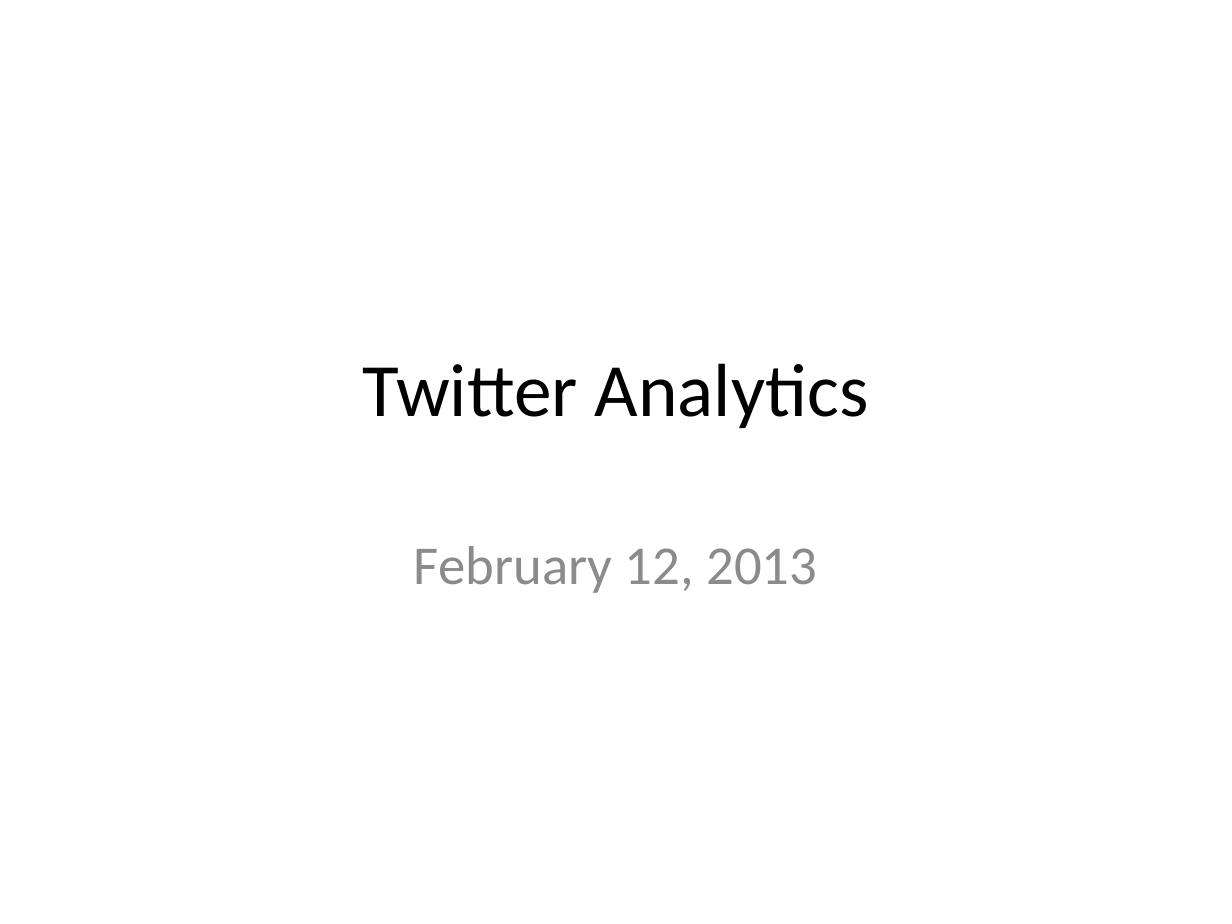
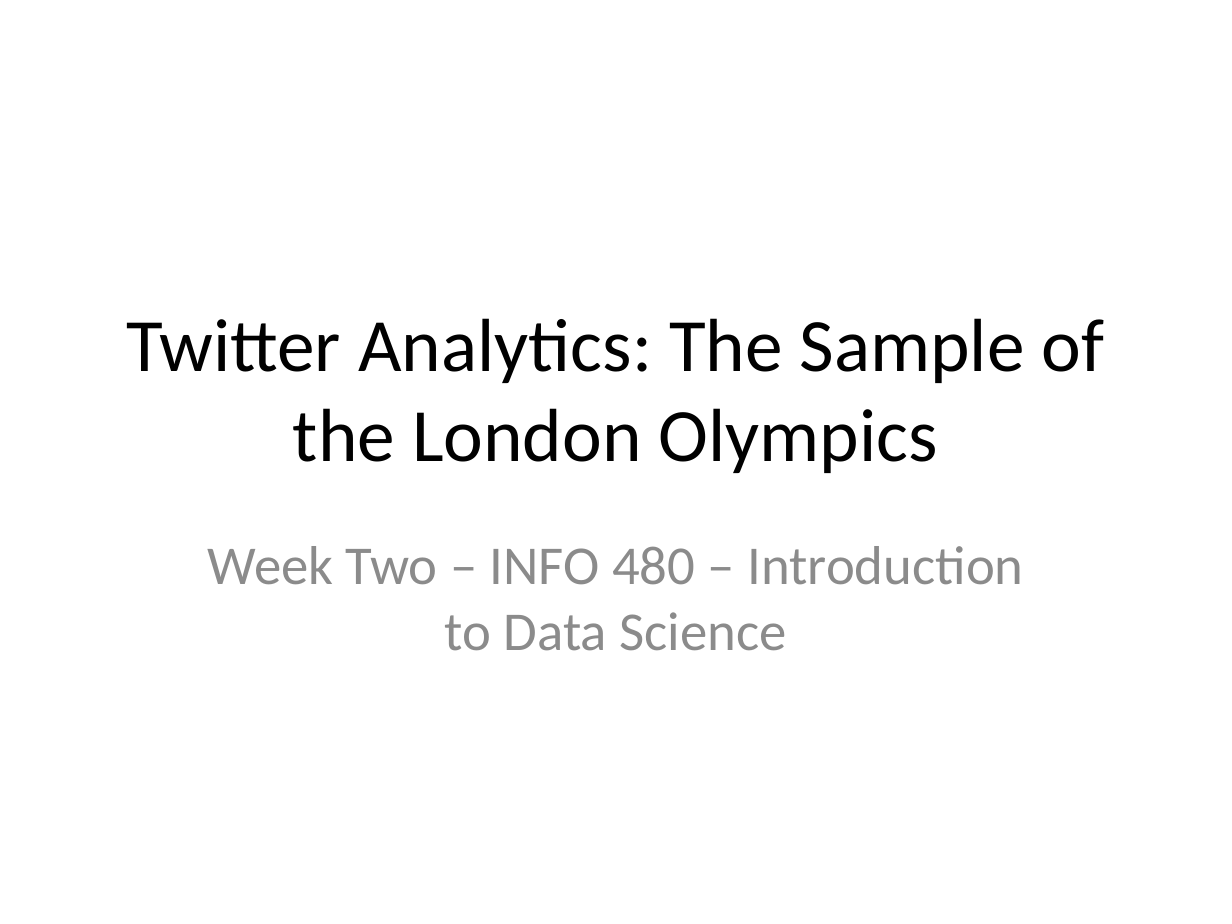
Before and after one commit to SociallyCompute/info480, a slide deck: slide 1 of week2/Analytics.pptx. Drawn at 1232x924 pixels with LibreOffice and Linux fonts; fonts in the diff are those of the drawing. Boxes give left, top, right and bottom in pixels: in the first picture for what was removed or moved away, otherwise in the second. Text is boxed around its words. In the diff, an @@ line names an element or a change of style, - is before the commit and + after.

Commit message:
Finalized Data Set

```diff
--- a/week2/Analytics.pptx
+++ b/week2/Analytics.pptx
@@ title at box(126, 318, 1105, 473): text changed @@
-Twitter Analytics
+Twitter Analytics: The Sample of the London Olympics
@@ subtitle at box(207, 546, 1024, 651): text changed @@
-February 12, 2013
+Week Two – INFO 480 – Introduction to Data Science
```
Also in this commit, not shown: 2 other slides changed, 1 slide removed, 9 other files.
